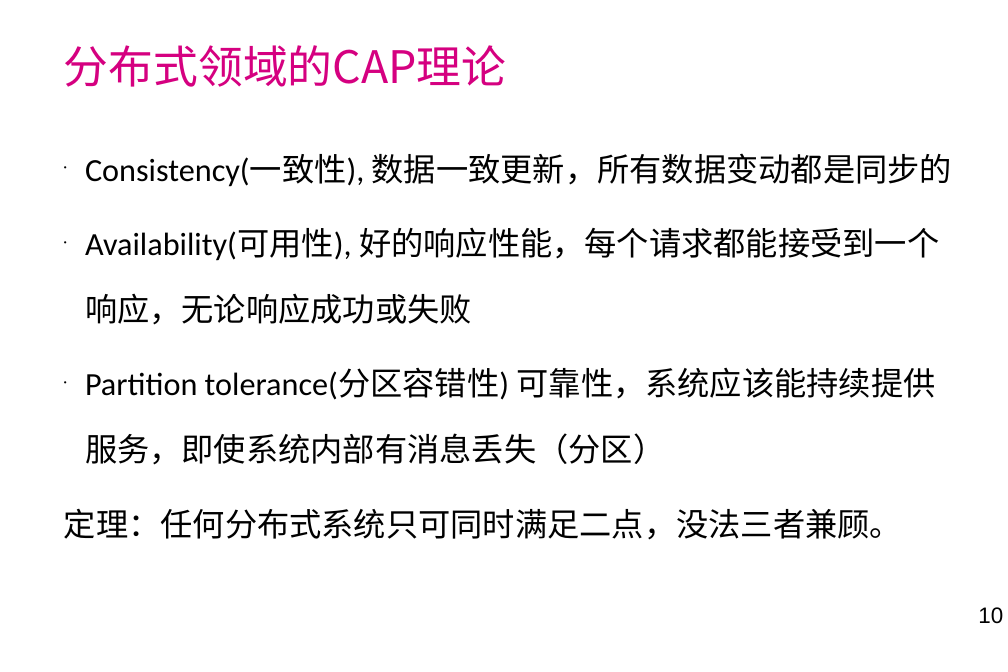
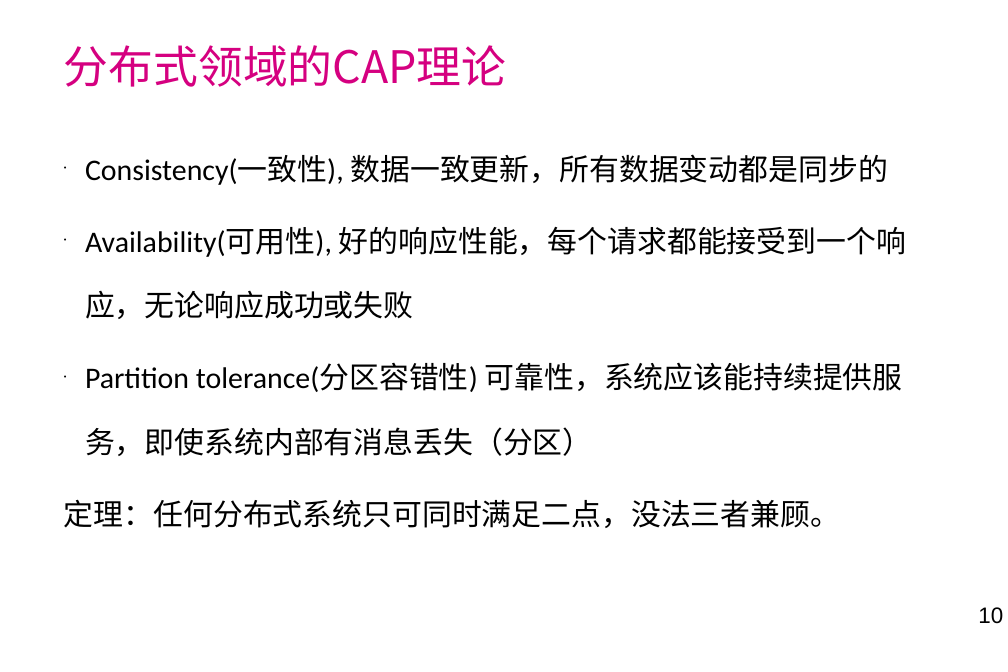
Before and after one commit to laienliang/netty-demo, a slide deck: slide 10 of doc/netty学习分享.ppt. Drawn at 1008x672 pixels with LibreOffice and Linux fonts; fonts in the diff are those of the drawing; background and template pictures are left out. Boxes give left, top, right and bottom in pixels: in the first picture for what was removed or moved away, otherwise in the second. Text is boxed around its words. In the diff, an @@ line names an element or a change of style, - is before the commit and + after.

Commit message:
nio服务端

```diff
--- a/doc/netty学习分享.ppt
+++ b/doc/netty学习分享.ppt
@@ text "Consistency(一致性), 数据一致更新，所有数据变动都是同步的" at box(64, 154, 906, 528): size 25.9 to 24 pt; line spacing 1.7 to 1.8; less space between paragraphs @@
```
Also in this commit, not shown: 8 other slides changed, 1 slide added, 1 slide removed, 2 other files.
